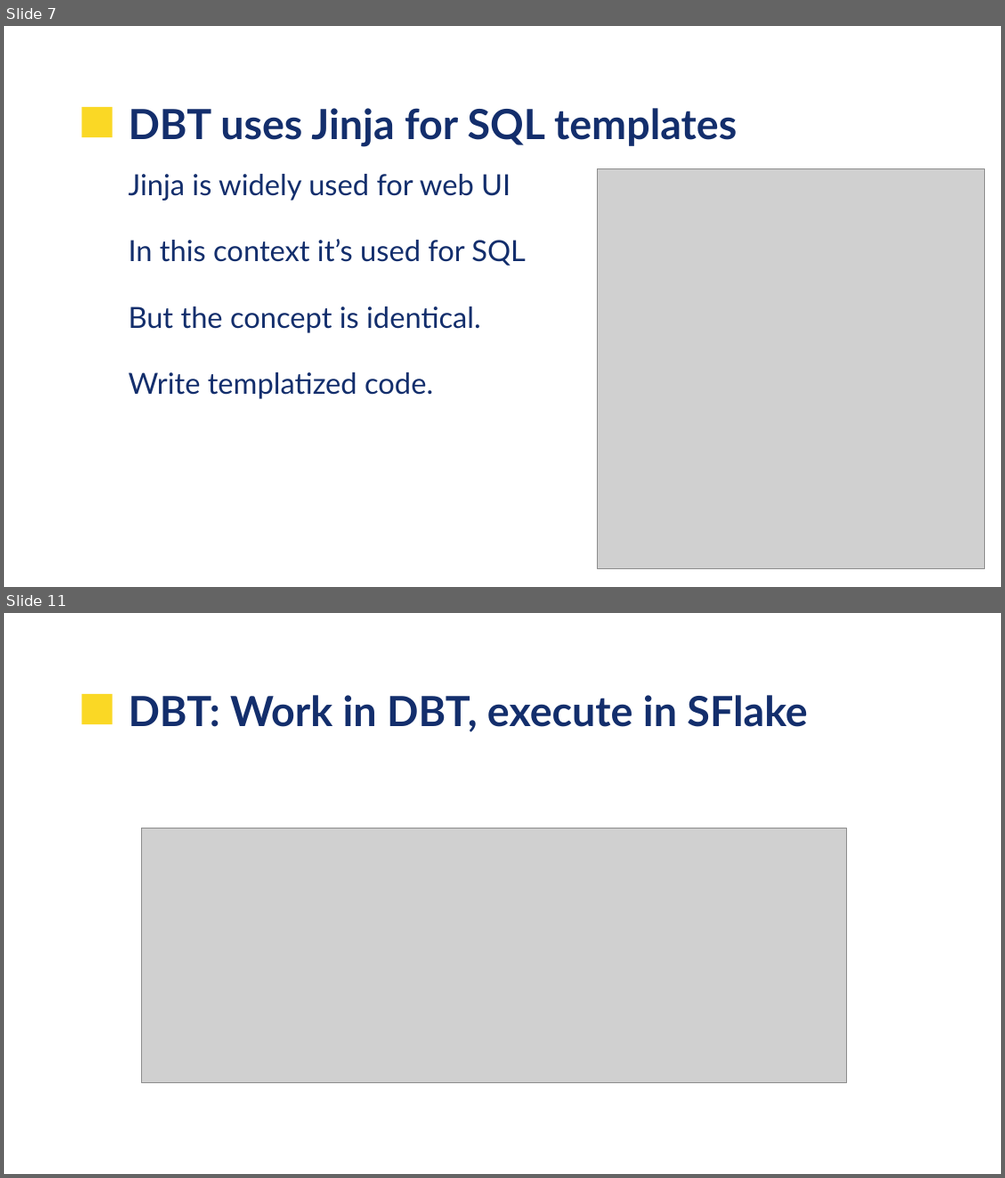
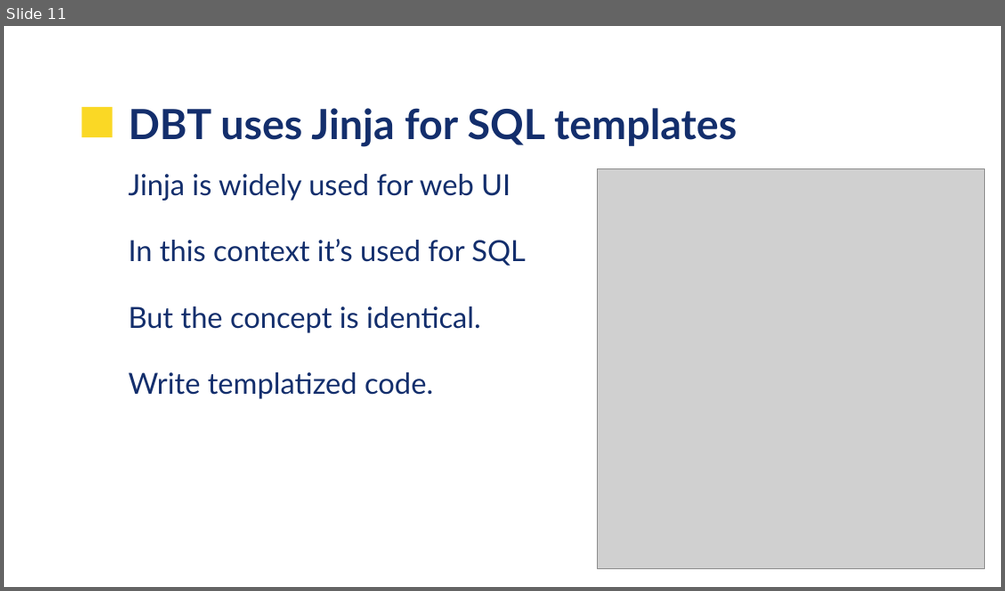
Before and after one commit to UVADS/data_engineering, a slide deck: 11_data_build_tool/UVA-DBT.pptx. Shown one above the other, each under a label of ours: slides 7 and 11 before the commit, slide 11 after it; the slides between them are not shown. The pictures are 1005x1178 and 1005x591 pixels, drawn with LibreOffice and Linux fonts; fonts in the diff are those of the drawing; grey boxes stand for pictures; background and template pictures are left out. Boxes give left, top, right and bottom in pixels: in the first picture for what was removed or moved away, otherwise in the second. Text is boxed around its words. In the diff, an @@ line names an element or a change of style, - is before the commit and + after.

```diff
--- a/11_data_build_tool/UVA-DBT.pptx
+++ b/11_data_build_tool/UVA-DBT.pptx
@@ slide 11 removed at bbox=[4, 613, 1001, 1174], background picture (left out); not listed: 1 template element that a slide beside it also shows @@
@@ title removed at bbox=[129, 695, 807, 732] @@
-DBT: Work in DBT, execute in SFlake
@@ picture removed at bbox=[142, 828, 846, 1083] @@
@@ what was slide 7 is now slide 11 @@
```
Also in this commit, not shown: 5 slides changed, 9 slides added, 4 other slides removed.
